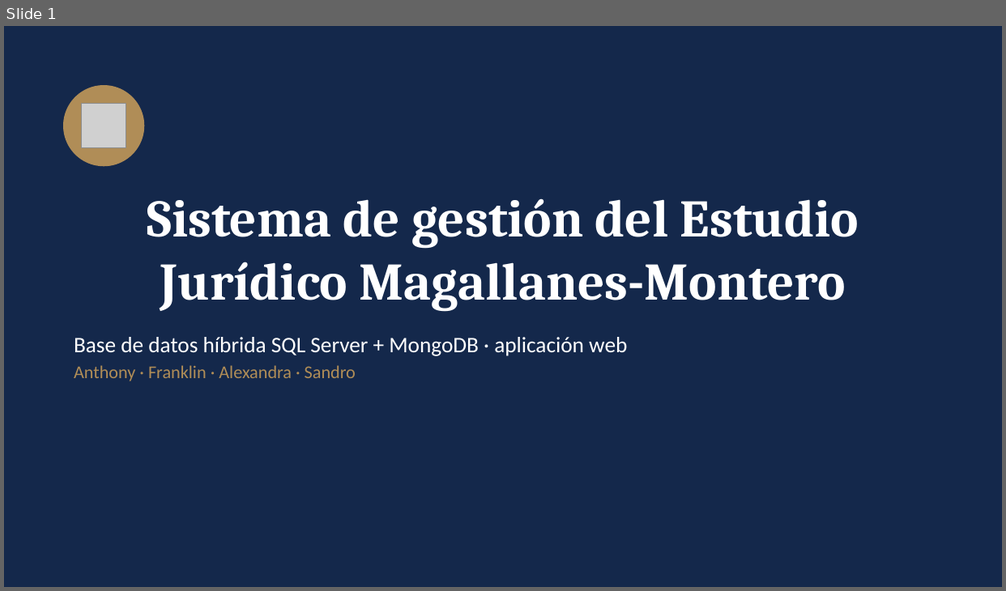
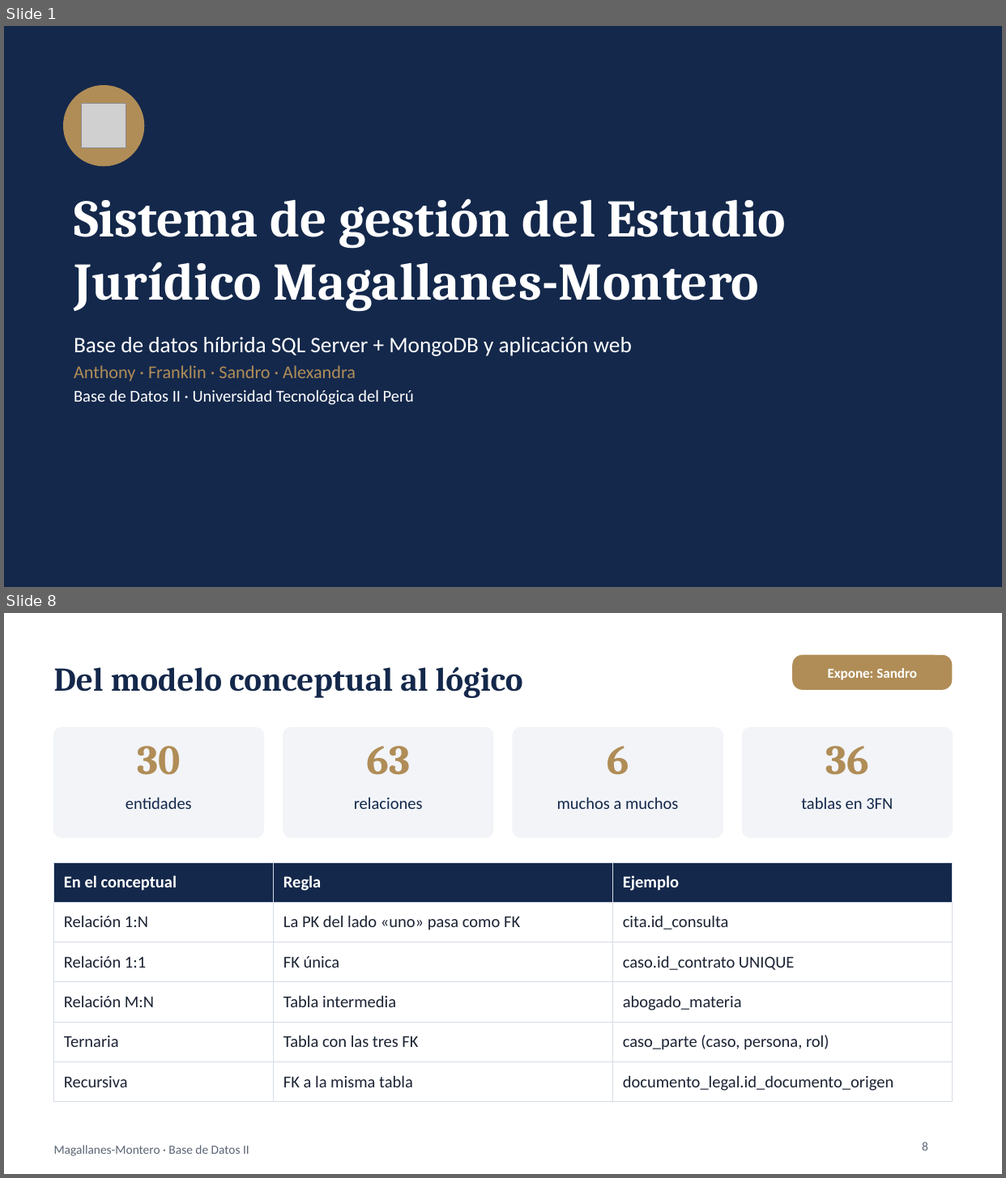
Before and after one commit to alexandra585/Proyecto_Estudio_Juridico, a slide deck: 4_Informe/Presentacion_Sustentacion_Magallanes_Montero.pptx. Shown one above the other, each under a label of ours: slide 1 before the commit, slides 1 and 8 after it; the slides between them are not shown. The pictures are 1006x591 and 1006x1178 pixels, drawn with LibreOffice and Linux fonts; fonts in the diff are those of the drawing; grey boxes stand for pictures. Boxes give left, top, right and bottom in pixels: in the first picture for what was removed or moved away, otherwise in the second. Text is boxed around its words. In the diff, an @@ line names an element or a change of style, - is before the commit and + after.

```diff
--- a/4_Informe/Presentacion_Sustentacion_Magallanes_Montero.pptx
+++ b/4_Informe/Presentacion_Sustentacion_Magallanes_Montero.pptx
@@ slide 8 added at bbox=[4, 613, 1002, 1174], background #FFFFFF @@
@@ rounded rectangle added at bbox=[792, 655, 952, 690], fill #B08D57, 10 pt, text #FFFFFF, bold @@
+Expone: Sandro
@@ title added at bbox=[54, 667, 523, 698], 24 pt, text #14284B, bold @@
+Del modelo conceptual al lógico
@@ rounded rectangle added at bbox=[54, 728, 263, 837], fill #F2F4F8, outline #F2F4F8 1 pt @@
@@ rounded rectangle added at bbox=[283, 728, 493, 837], fill #F2F4F8, outline #F2F4F8 1 pt @@
@@ rounded rectangle added at bbox=[513, 728, 722, 837], fill #F2F4F8, outline #F2F4F8 1 pt @@
@@ rounded rectangle added at bbox=[743, 728, 952, 837], fill #F2F4F8, outline #F2F4F8 1 pt @@
@@ text added at bbox=[137, 746, 180, 775], 30 pt, text #B08D57, bold @@
+30
@@ text added at bbox=[366, 746, 410, 775], 30 pt, text #B08D57, bold @@
+63
@@ text added at bbox=[607, 746, 629, 775], 30 pt, text #B08D57, bold @@
+6
@@ text added at bbox=[825, 746, 869, 775], 30 pt, text #B08D57, bold @@
+36
@@ text added at bbox=[126, 797, 192, 809], 12 pt, text #14284B @@
+entidades
@@ text added at bbox=[354, 797, 423, 809], 12 pt, text #14284B @@
+relaciones
@@ text added at bbox=[557, 797, 678, 809], 12 pt, text #14284B @@
+muchos a muchos
@@ text added at bbox=[801, 797, 893, 809], 12 pt, text #14284B @@
+tablas en 3FN
@@ table added at bbox=[54, 862, 952, 1094], 6 rows, 3 columns @@
+En el conceptual | Regla | Ejemplo
+Relación 1:N | La PK del lado «uno» pasa como FK | cita.id_consulta
+Relación 1:1 | FK única | caso.id_contrato UNIQUE
+Relación M:N | Tabla intermedia | abogado_materia
+Ternaria | Tabla con las tres FK | caso_parte (caso, persona, rol)
+Recursiva | FK a la misma tabla | documento_legal.id_documento_origen
@@ text added at bbox=[54, 1145, 249, 1157], 9 pt, text #5B6575 @@
+Magallanes-Montero · Base de Datos II
@@ page number added at bbox=[922, 1142, 928, 1151], 9 pt, text #5B6575 @@
+8
@@ slide 1 changed as well @@
@@ title "Sistema de gestión del Estudio ..." at bbox=[74, 199, 786, 312]: alignment centre to left @@
@@ text at bbox=[74, 337, 632, 405]: text changed @@
-Base de datos híbrida SQL Server + MongoDB · aplicación web
-Anthony · Franklin · Alexandra · Sandro
+Base de datos híbrida SQL Server + MongoDB y aplicación web
+Anthony · Franklin · Sandro · Alexandra
+Base de Datos II · Universidad Tecnológica del Perú
```
Also in this commit, not shown: 5 other slides changed, 12 other slides added, 9 slides removed, 1 other file.
